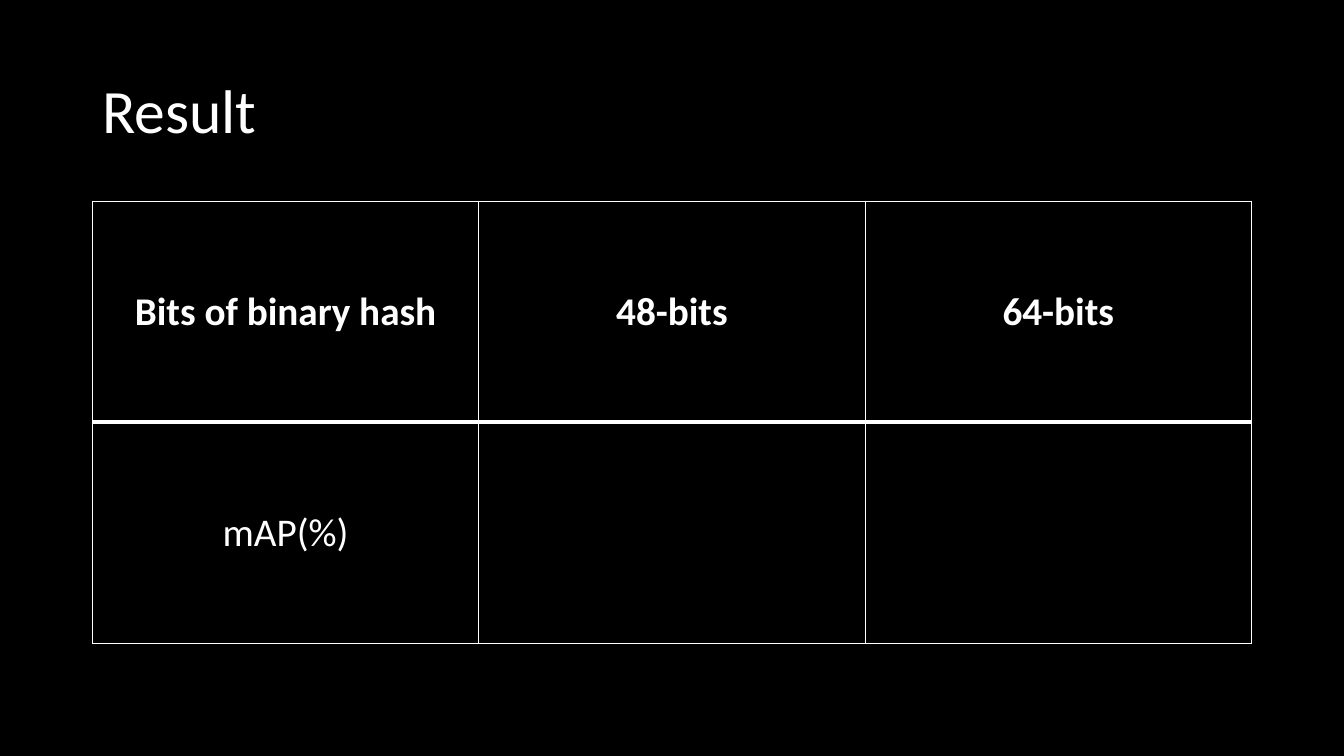
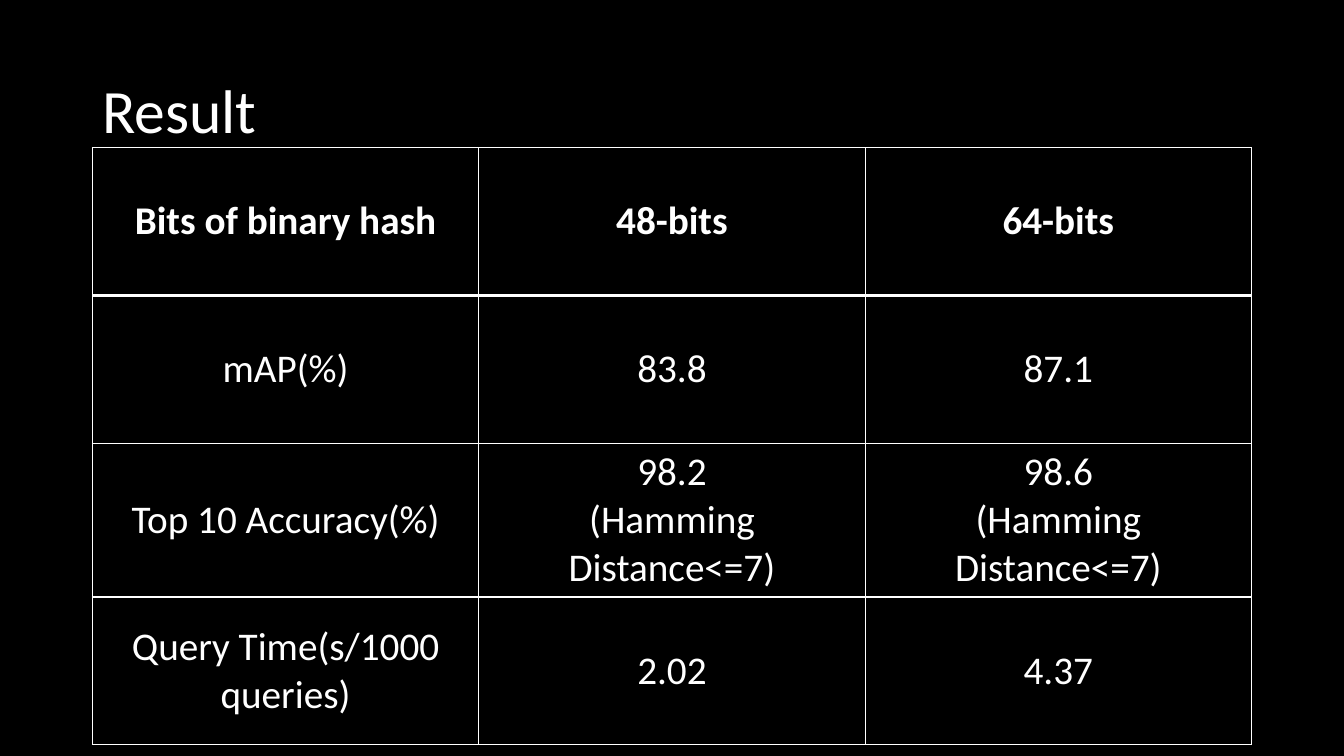
Before and after one commit to hongfz16/Data-Structure-2-Project, a slide deck: slide 6 of Project2/pre/deephash.pptx (slide 5 before the commit). Drawn at 1344x756 pixels with LibreOffice and Linux fonts; fonts in the diff are those of the drawing. Boxes give left, top, right and bottom in pixels: in the first picture for what was removed or moved away, otherwise in the second. Text is boxed around its words. In the diff, an @@ line names an element or a change of style, - is before the commit and + after.

Commit message:
complete ppt

```diff
--- a/Project2/pre/deephash.pptx
+++ b/Project2/pre/deephash.pptx
@@ table at [93,148,1251,743] @@
-row 2: mAP(%) |  | 
+row 2: mAP(%) | 83.8 | 87.1
+row 3: Top 10 Accuracy(%) | 98.2 / (Hamming Distance<=7) | 98.6 / (Hamming Distance<=7)
+row 4: Query Time(s/1000 queries) | 2.02 | 4.37
@@ table: place and size @@
-table at [93,202,1251,644]
+table at [93,148,1251,743]
```
Also in this commit, not shown: 1 other slide changed, 2 slides added, 4 other files.
